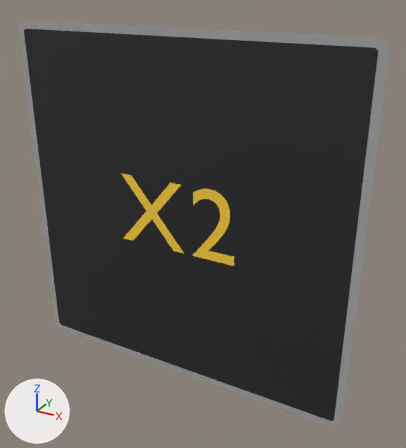
The glTF model panneaux/19_X_dynamiques/X2.glb as it was, and as the next commit left it.
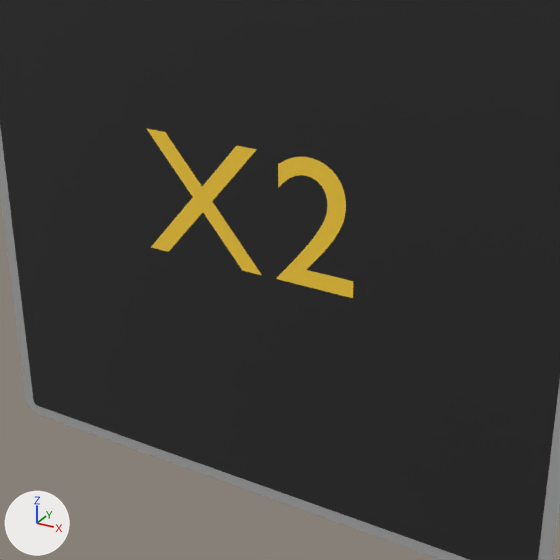
Each version appears first whole from a 50 mm lens placed at (0.737, -1.194, 0.609), pointed at (0.063, 0.032, -0.003), and next in a close-up on the part from 10% to 86% of the width and 23% to 91% of the height. The lights are fixed; the arrows at lower left show +X, +Y and +Z. The first two pictures are the older version. Where no turn or scale is listed for an object, it has been applied to the vertices. Vertices at exactly the same position are counted once.

Objects in the first close-up: 'X2_cadre00', 'X2_fond01', 'X2_txt02'.
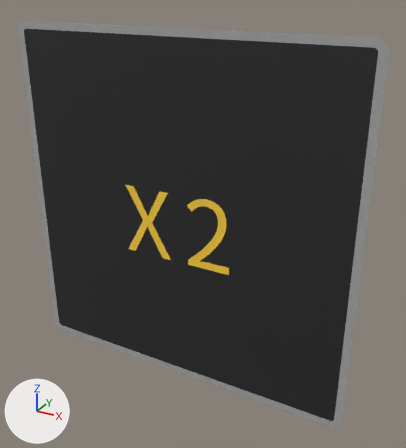
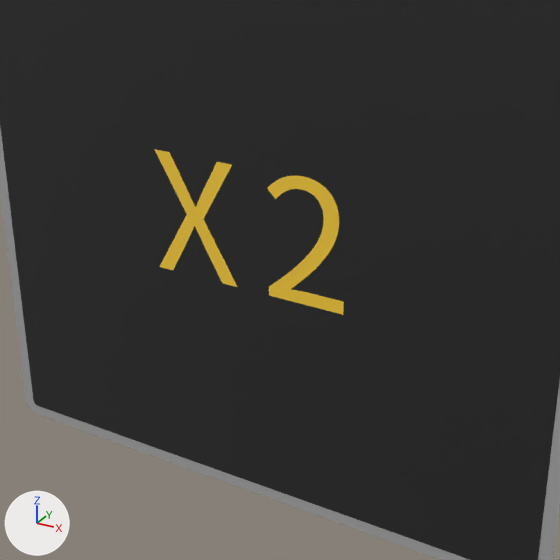
Location of each change, [x1, y1, x2, y2] in pixels of the close-ups (560 x 560 px):
'X2_txt02', reshaped (8% narrower): before [147, 129, 353, 298]; after [154, 149, 344, 315]
part 1 of me_t_519, rebuilt: before [277, 157, 353, 298]; after [267, 176, 344, 315]
part 2 of me_t_519, rebuilt (28% narrower): before [147, 129, 262, 275]; after [154, 149, 237, 287]

The edits, one by one:
me_t_519 is used by ob_x2_txt02; location (0.0, -0.002, 0.0).
me_t_519 had 202 vertices, 396 faces and spanned x -0.184..0.174, y 0.0, z -0.088..0.115.
me_t_519 now has 302 vertices, 596 faces and spans x -0.169..0.16, y 0.0, z -0.119..0.085.
me_t_519 part 1: the loose piece of 178 vertices spanning x 0.048..0.174, y 0.0, z -0.088..0.115 is rebuilt with 178 vertices and now spans x 0.033..0.16, y 0.0, z -0.119..0.085.
me_t_519 part 2: the loose piece of 24 vertices spanning x -0.184..0.023, y 0.0, z -0.088..0.112 is rebuilt with 124 vertices and now spans x -0.169..-0.021, y 0.0, z -0.119..0.081.
